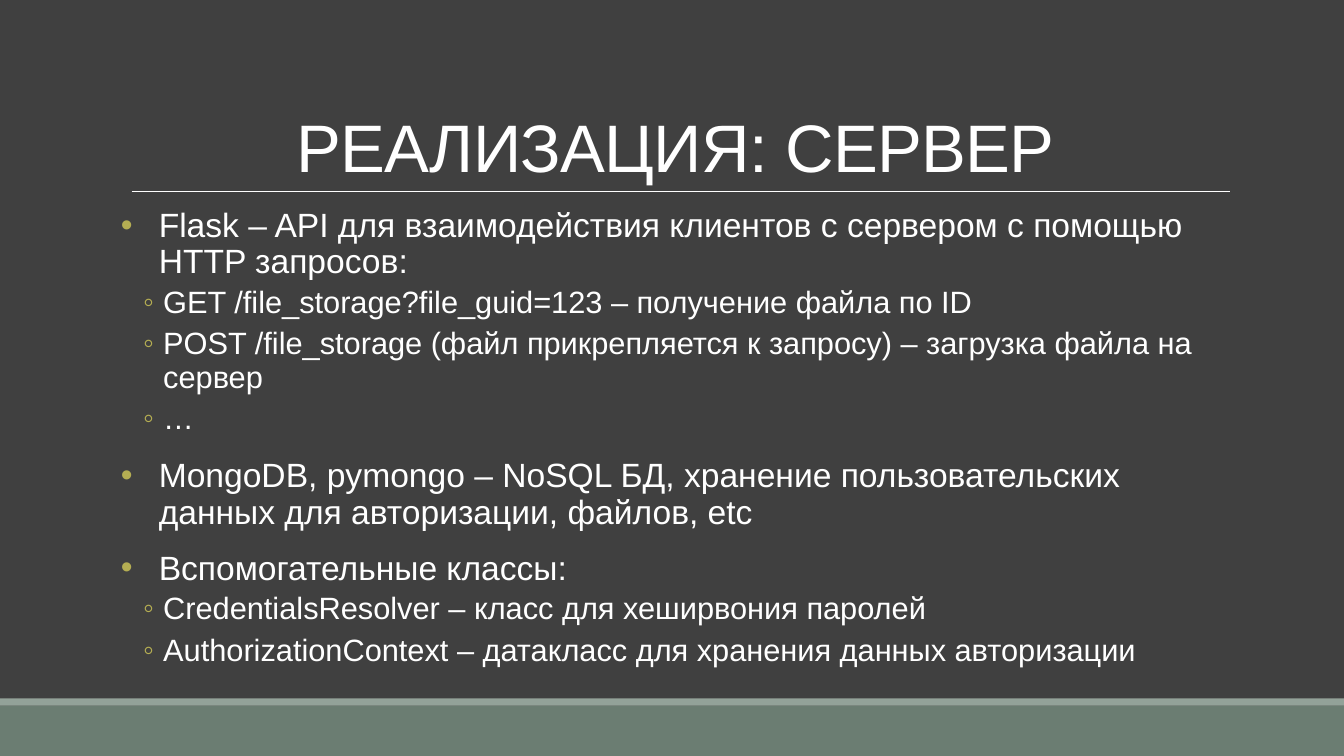
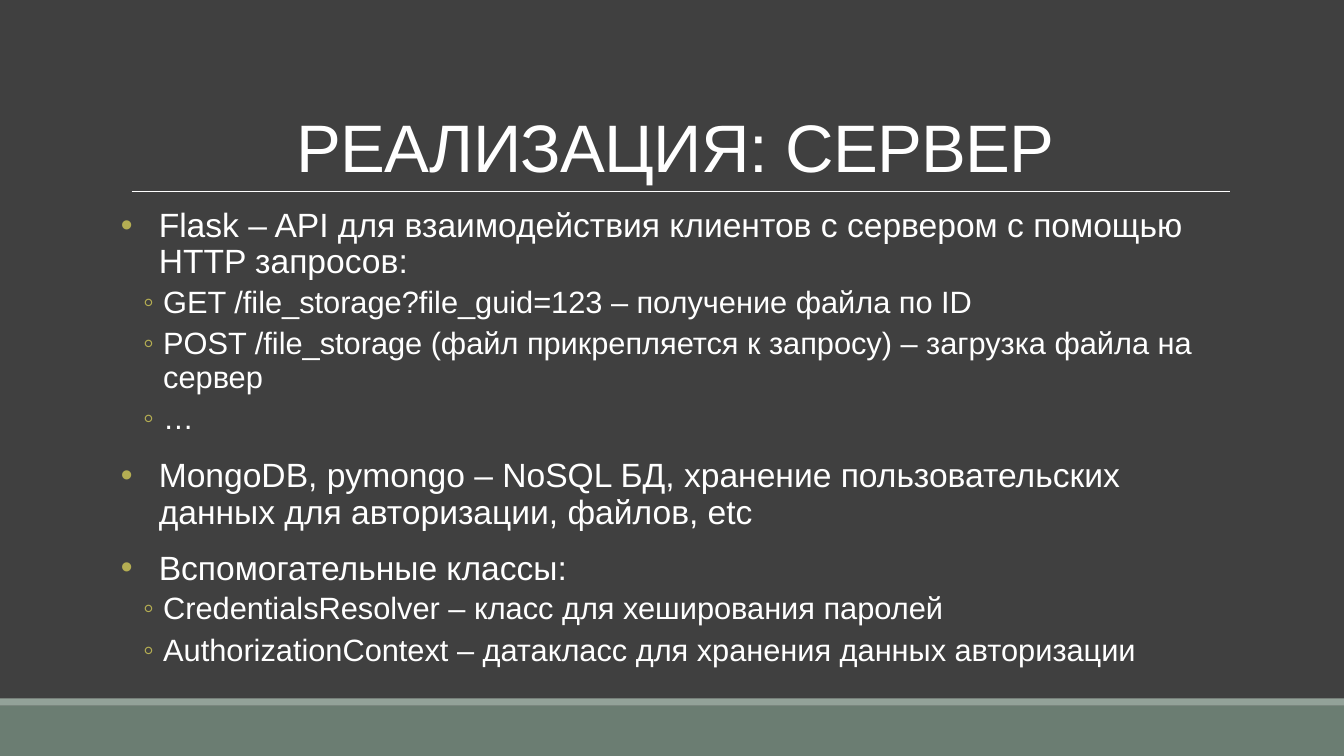
Before and after one commit to TrixiS/lolder, a slide deck: slide 3 of lolder.pptx. Drawn at 1344x756 pixels with LibreOffice and Linux fonts; fonts in the diff are those of the drawing. Boxes give left, top, right and bottom in pixels: in the first picture for what was removed or moved away, otherwise in the second. Text is boxed around its words. In the diff, an @@ line names an element or a change of style, - is before the commit and + after.

```diff
--- a/lolder.pptx
+++ b/lolder.pptx
@@ text at bbox=[163, 596, 943, 625]: text changed @@
-  ◦ CredentialsResolver – класс для хеширвония паролей
+  ◦ CredentialsResolver – класс для хеширования паролей
```
